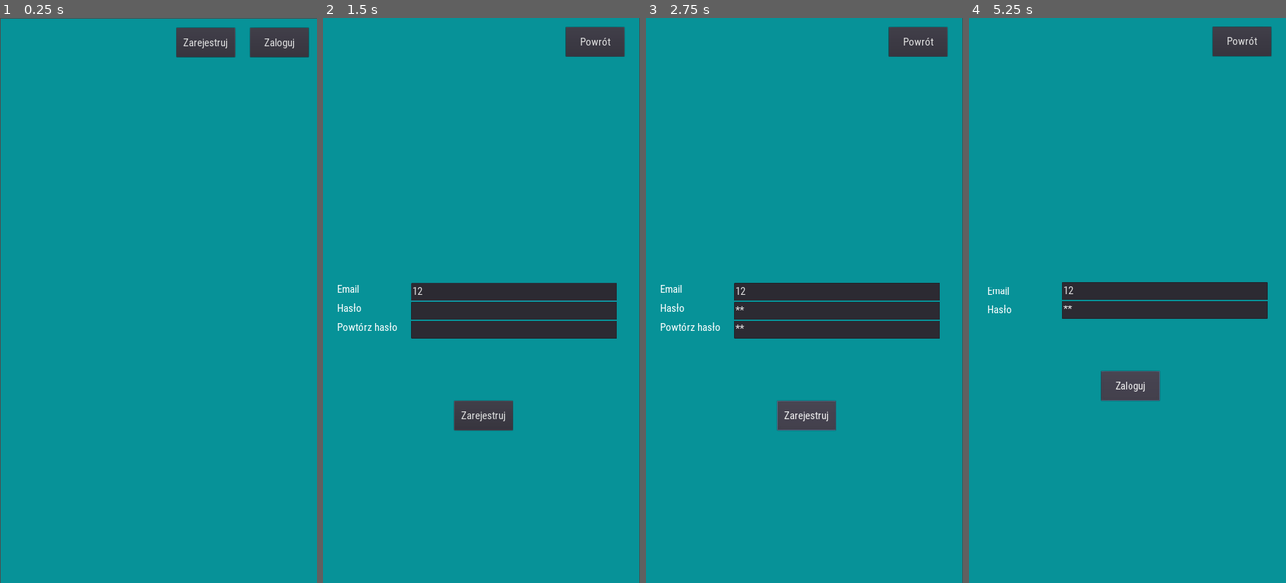
Above: before the commit, frames 1-4 (left to right).
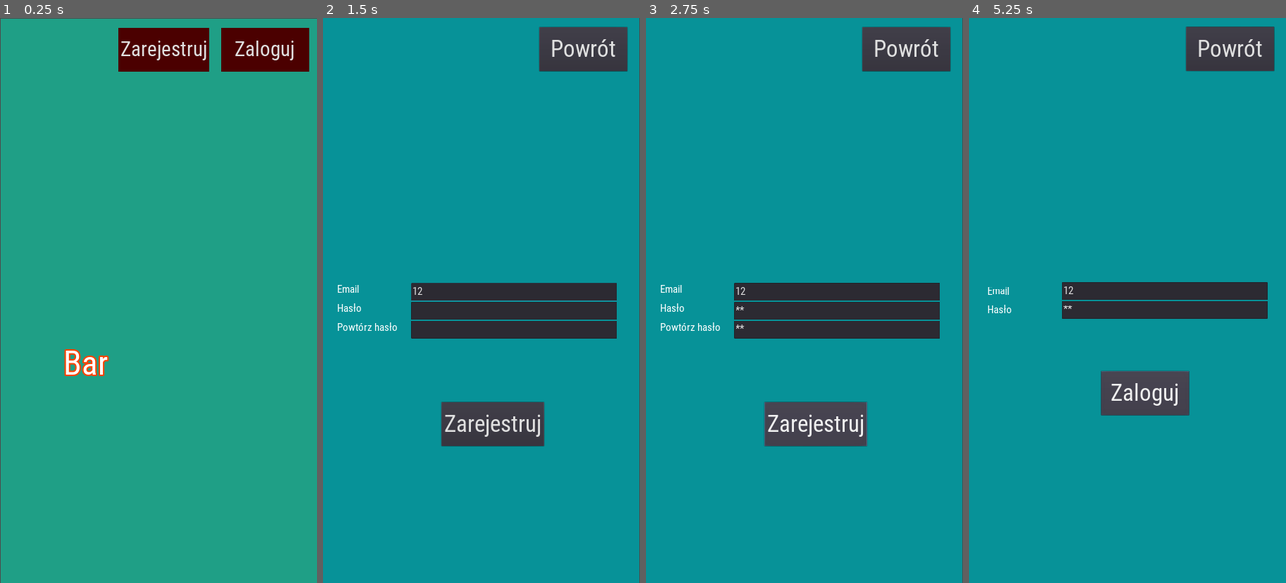
Above: after the commit, the same moments.

Repository: ilona1290/AplikacjaIO
Game: Godot game, scene res://Scenes/Main.tscn
The game is run twice, just before and just after one commit, with the same random seed, the same clock (stepped at 60 frames per second) and the same inputs.
Inputs (mouse positions are in pixels of both pictures, inside the frame that each line leads up to):
- Up to frame 1 (0.25 s): no input
- Up to frame 2 (1.5 s): click "Zarejestruj" at 0.5 s; click (513, 289) at 1.27 s; type "12" at 1.35 s
- Up to frame 3 (2.75 s): click (836, 311) at 1.5 s; type "12" at 1.58 s; click (836, 328) at 1.73 s; type "12" at 1.82 s; click "Zarejestruj" at 2 s
- Up to frame 4 (5.25 s): click "Powrót" at 2.75 s; click "Zaloguj" at 3.5 s; click (1165, 289) at 4.27 s; type "12" at 4.35 s; click (1165, 311) at 4.5 s; type "12" at 4.58 s; click "Zaloguj" at 5 s

The runs differ from the first frame. In frame 1, 5.1% of the frame differs, in the area x 20-98%, y 1-64%; in frame 2, 3.4%; in frame 3, 3.4%; in frame 4, 3.0%.
Error in both runs: Trying to assign value of type 'Nil' to a variable of type 'Dictionary'. (res://Static/Database.gd:17)

Commit message:
Redesign and notifications about bills

Diff:
--- a/Fonts/MainFont.tres
+++ b/Fonts/MainFont.tres
@@ -3,5 +3,5 @@
 [ext_resource path="res://Fonts/RobotoCondensed-Regular.ttf" type="DynamicFontData" id=1]
 
 [resource]
-size = 38
+size = 36
 font_data = ExtResource( 1 )
--- a/Fonts/Theme.tres
+++ b/Fonts/Theme.tres
@@ -1,6 +1,12 @@
-[gd_resource type="Theme" load_steps=2 format=2]
+[gd_resource type="Theme" load_steps=4 format=2]
 
 [ext_resource path="res://Fonts/MainFont.tres" type="DynamicFont" id=1]
+[ext_resource path="res://Fonts/RobotoCondensed-Regular.ttf" type="DynamicFontData" id=2]
+
+[sub_resource type="DynamicFont" id=1]
+size = 80
+font_data = ExtResource( 2 )
 
 [resource]
 default_font = ExtResource( 1 )
+Button/fonts/font = SubResource( 1 )
--- a/Scenes/AddGroup.tscn
+++ b/Scenes/AddGroup.tscn
@@ -15,10 +15,14 @@
 color = Color( 0.027451, 0.572549, 0.596078, 1 )
 
 [node name="AddGroupButton" type="Button" parent="Background"]
-margin_left = 450.0
-margin_top = 1100.0
-margin_right = 650.0
-margin_bottom = 1200.0
+anchor_left = 0.5
+anchor_top = 1.0
+anchor_right = 0.5
+anchor_bottom = 1.0
+margin_left = -200.0
+margin_top = -789.0
+margin_right = 228.0
+margin_bottom = -639.0
 text = "Utwórz grupę"
 
 [node name="ScrollContainer" type="ScrollContainer" parent="Background"]
@@ -43,10 +47,10 @@
 margin_bottom = 90.0
 
 [node name="BackButton" type="Button" parent="Background"]
-margin_left = 450.0
+margin_left = 390.0
 margin_top = 1350.0
-margin_right = 662.0
-margin_bottom = 1450.0
+margin_right = 690.0
+margin_bottom = 1500.0
 text = "Powrót"
 
 [node name="Notification" type="Label" parent="Background"]
--- /dev/null
+++ b/Scenes/BillCard.tscn
@@ -0,0 +1,108 @@
+[gd_scene load_steps=2 format=2]
+
+[ext_resource path="res://Fonts/Theme.tres" type="Theme" id=1]
+
+[node name="BillCard" type="MarginContainer"]
+margin_right = 1080.0
+margin_bottom = 200.0
+rect_min_size = Vector2( 1080, 200 )
+theme = ExtResource( 1 )
+
+[node name="Background" type="ColorRect" parent="."]
+margin_right = 1080.0
+margin_bottom = 200.0
+color = Color( 0.0941176, 0.435294, 0.45098, 1 )
+
+[node name="VBoxContainer" type="VBoxContainer" parent="Background"]
+anchor_left = 0.5
+anchor_top = 0.5
+anchor_right = 0.5
+anchor_bottom = 0.5
+margin_left = -515.0
+margin_top = -98.0
+margin_right = -311.0
+margin_bottom = 98.0
+rect_min_size = Vector2( 700, 0 )
+
+[node name="Description" type="HBoxContainer" parent="Background/VBoxContainer"]
+margin_right = 700.0
+margin_bottom = 43.0
+
+[node name="DescriptionLabel" type="Label" parent="Background/VBoxContainer/Description"]
+margin_right = 200.0
+margin_bottom = 43.0
+rect_min_size = Vector2( 200, 0 )
+text = "Tytuł: "
+valign = 1
+
+[node name="DescriptionValue" type="Label" parent="Background/VBoxContainer/Description"]
+margin_left = 204.0
+margin_right = 204.0
+margin_bottom = 43.0
+valign = 1
+
+[node name="Amount" type="HBoxContainer" parent="Background/VBoxContainer"]
+margin_top = 47.0
+margin_right = 700.0
+margin_bottom = 90.0
+
+[node name="AmountLabel" type="Label" parent="Background/VBoxContainer/Amount"]
+margin_right = 200.0
+margin_bottom = 43.0
+rect_min_size = Vector2( 200, 0 )
+text = "Kwota:"
+valign = 1
+
+[node name="AmountValue" type="Label" parent="Background/VBoxContainer/Amount"]
+margin_left = 204.0
+margin_right = 204.0
+margin_bottom = 43.0
+valign = 1
+
+[node name="From" type="HBoxContainer" parent="Background/VBoxContainer"]
+margin_top = 94.0
+margin_right = 700.0
+margin_bottom = 137.0
+
+[node name="FromLabel" type="Label" parent="Background/VBoxContainer/From"]
+margin_right = 200.0
+margin_bottom = 43.0
+rect_min_size = Vector2( 200, 0 )
+text = "Dla:"
+valign = 1
+
+[node name="FromValue" type="Label" parent="Background/VBoxContainer/From"]
+margin_left = 204.0
+margin_right = 204.0
+margin_bottom = 43.0
+valign = 1
+
+[node name="Account" type="HBoxContainer" parent="Background/VBoxContainer"]
+margin_top = 141.0
+margin_right = 700.0
+margin_bottom = 184.0
+
+[node name="AccountLabel" type="Label" parent="Background/VBoxContainer/Account"]
+margin_right = 200.0
+margin_bottom = 43.0
+rect_min_size = Vector2( 200, 0 )
+text = "Nr Konta:"
+valign = 1
+
+[node name="AccountValue" type="Label" parent="Background/VBoxContainer/Account"]
+margin_left = 204.0
+margin_right = 204.0
+margin_bottom = 43.0
+valign = 1
+
+[node name="ConfirmButton" type="Button" parent="Background"]
+visible = false
+anchor_left = 1.0
+anchor_top = 0.5
+anchor_right = 1.0
+anchor_bottom = 0.5
+margin_left = -430.0
+margin_top = -75.0
+margin_right = -39.0
+margin_bottom = 75.0
+text = "Otrzymałem"
--- a/Scenes/Bills.tscn
+++ b/Scenes/Bills.tscn
@@ -53,8 +53,8 @@
 [node name="SendButton" type="Button" parent="Background"]
 margin_left = 424.0
 margin_top = 1165.0
-margin_right = 646.0
-margin_bottom = 1256.0
+margin_right = 724.0
+margin_bottom = 1315.0
 text = "Prześlij"
 
 [node name="Notification" type="Label" parent="Background"]
@@ -70,10 +70,10 @@
 margin_bottom = 449.0
 
 [node name="AmountlyCheckButton" type="CheckButton" parent="Background"]
-margin_left = 885.0
-margin_top = 18.0
-margin_right = 961.0
-margin_bottom = 78.0
+margin_left = 896.0
+margin_top = -22.0
+margin_right = 972.0
+margin_bottom = 81.0
 rect_min_size = Vector2( 30, 30 )
 rect_scale = Vector2( 2, 2 )
 
@@ -85,10 +85,10 @@
 text = "Ilościowo"
 
 [node name="BackButton" type="Button" parent="Background"]
-margin_left = 427.0
-margin_top = 1287.0
-margin_right = 649.0
-margin_bottom = 1378.0
+margin_left = 424.0
+margin_top = 1344.0
+margin_right = 724.0
+margin_bottom = 1494.0
 text = "Powrót"
 
 [node name="CustomLabel" type="Label" parent="Background"]
@@ -99,9 +99,9 @@
 text = "Kwotowo"
 
 [node name="CustomCheckButton" type="CheckButton" parent="Background"]
-margin_left = 200.0
-margin_top = 25.0
-margin_right = 276.0
+margin_left = 196.0
+margin_top = -18.0
+margin_right = 272.0
 margin_bottom = 85.0
 rect_scale = Vector2( 2, 2 )
 
--- a/Scenes/FriendCard.tscn
+++ b/Scenes/FriendCard.tscn
@@ -34,9 +34,9 @@
 
 [node name="Name" type="Label" parent="Background/HBoxContainer/VBoxContainer"]
 margin_right = 700.0
-margin_bottom = 46.0
+margin_bottom = 43.0
 
 [node name="Surname" type="Label" parent="Background/HBoxContainer/VBoxContainer"]
-margin_top = 50.0
+margin_top = 47.0
 margin_right = 700.0
-margin_bottom = 96.0
+margin_bottom = 90.0
--- a/Scenes/Friends.tscn
+++ b/Scenes/Friends.tscn
@@ -17,10 +17,10 @@
 [node name="FindButton" type="Button" parent="Background"]
 anchor_left = 0.5
 anchor_right = 0.5
-margin_left = 309.0
-margin_top = 250.0
-margin_right = 509.0
-margin_bottom = 350.0
+margin_left = 200.0
+margin_top = 302.0
+margin_right = 500.0
+margin_bottom = 452.0
 text = "Szukaj"
 
 [node name="Notification" type="Label" parent="Background"]
@@ -50,9 +50,9 @@
 
 [node name="HBoxContainer" type="HBoxContainer" parent="Background"]
 margin_left = 133.0
-margin_top = 153.0
+margin_top = 210.0
 margin_right = 1043.0
-margin_bottom = 209.0
+margin_bottom = 270.0
 
 [node name="PatternLabel" type="Label" parent="Background/HBoxContainer"]
 margin_right = 160.0
@@ -68,10 +68,14 @@
 rect_min_size = Vector2( 700, 60 )
 
 [node name="BackButton" type="Button" parent="."]
-margin_left = 849.0
-margin_top = 30.0
-margin_right = 1049.0
-margin_bottom = 130.0
+anchor_left = 1.0
+anchor_top = 0.5
+anchor_right = 1.0
+anchor_bottom = 0.5
+margin_left = -340.0
+margin_top = -936.0
+margin_right = -40.0
+margin_bottom = -786.0
 text = "Powrót"
 
 [connection signal="pressed" from="Background/FindButton" to="." method="_on_FindButton_pressed"]
--- a/Scenes/Login.tscn
+++ b/Scenes/Login.tscn
@@ -68,15 +68,15 @@
 [node name="LoginButton" type="Button" parent="Background"]
 margin_left = 450.0
 margin_top = 1200.0
-margin_right = 650.0
-margin_bottom = 1300.0
+margin_right = 750.0
+margin_bottom = 1350.0
 text = "Zaloguj"
 
 [node name="BackButton" type="Button" parent="Background"]
-margin_left = 830.0
+margin_left = 740.0
 margin_top = 30.0
-margin_right = 1030.0
-margin_bottom = 130.0
+margin_right = 1040.0
+margin_bottom = 180.0
 text = "Powrót"
 
 [node name="Notification" type="RichTextLabel" parent="Background"]
--- a/Scenes/Main.tscn
+++ b/Scenes/Main.tscn
@@ -1,51 +1,132 @@
-[gd_scene load_steps=3 format=2]
+[gd_scene load_steps=9 format=2]
 
 [ext_resource path="res://Fonts/Theme.tres" type="Theme" id=1]
-
-[sub_resource type="GDScript" id=1]
-script/source = "extends Control
-
-func _ready():
-	if Database.userID == \"\":
-		$Background/LoginButton.visible = true
-		$Background/RegisterButton.visible = true
-		$Background/ProfileButton.visible = false
-		$Background/FriendsButton.visible = false
-		$Background/GroupButton.visible = false
-		$Background/LogoutButton.visible = false
-	else:
-		$Background/LoginButton.visible = false
-		$Background/RegisterButton.visible = false
-		$Background/ProfileButton.visible = true
-		$Background/FriendsButton.visible = true
-		$Background/GroupButton.visible = true
-		$Background/LogoutButton.visible = true
-
-func _on_RegisterButton_pressed():
-	get_tree().change_scene(\"res://Scenes/Register.tscn\")
-
-func _on_LoginButton_pressed():
-	get_tree().change_scene(\"res://Scenes/Login.tscn\")
-
-func _on_ProfileButton_pressed():
-	get_tree().change_scene(\"res://Scenes/Profile.tscn\")
-
-func _on_FriendsButton_pressed():
-	get_tree().change_scene(\"res://Scenes/Friends.tscn\")
-
-func _on_GroupButton_pressed():
-	get_tree().change_scene(\"res://Scenes/Groups.tscn\")
-
-func _on_LogoutButton_pressed():
-	Database.userID = \"\"
-	get_tree().change_scene(\"res://Scenes/Main.tscn\")
-"
+[ext_resource path="res://Scripts/Main.gd" type="Script" id=2]
+[ext_resource path="res://Fonts/RobotoCondensed-Regular.ttf" type="DynamicFontData" id=3]
+
+[sub_resource type="DynamicFont" id=4]
+size = 70
+font_data = ExtResource( 3 )
+
+[sub_resource type="StyleBoxFlat" id=5]
+resource_local_to_scene = true
+bg_color = Color( 0.294118, 0, 0, 1 )
+
+[sub_resource type="DynamicFont" id=1]
+size = 120
+outline_size = 5
+outline_color = Color( 0.454902, 0.447059, 0.176471, 1 )
+font_data = ExtResource( 3 )
+
+[sub_resource type="Animation" id=2]
+resource_name = "New Anim"
+length = 4.0
+loop = true
+tracks/0/type = "value"
+tracks/0/path = NodePath("Label:custom_fonts/font:outline_color")
+tracks/0/interp = 1
+tracks/0/loop_wrap = true
+tracks/0/imported = false
+tracks/0/enabled = true
+tracks/0/keys = {
+"times": PoolRealArray( 0, 0.6, 1.2, 1.9, 2.6, 3.3, 4 ),
+"transitions": PoolRealArray( 1, 1, 1, 1, 1, 1, 1 ),
+"update": 0,
+"values": [ Color( 1, 0, 0, 1 ), Color( 1, 0.607843, 0, 1 ), Color( 0.803922, 1, 0, 1 ), Color( 0.14902, 1, 0, 1 ), Color( 0, 0.27451, 1, 1 ), Color( 0.298039, 0, 0.658824, 1 ), Color( 1, 0, 0.866667, 1 ) ]
+}
+tracks/1/type = "value"
+tracks/1/path = NodePath("Label:custom_fonts/font:size")
+tracks/1/interp = 1
+tracks/1/loop_wrap = true
+tracks/1/imported = false
+tracks/1/enabled = true
+tracks/1/keys = {
+"times": PoolRealArray( 0, 2.2, 4 ),
+"transitions": PoolRealArray( 1, 1, 1 ),
+"update": 0,
+"values": [ 120, 80, 120 ]
+}
+tracks/2/type = "value"
+tracks/2/path = NodePath("Label:percent_visible")
+tracks/2/interp = 1
+tracks/2/loop_wrap = true
+tracks/2/imported = false
+tracks/2/enabled = true
+tracks/2/keys = {
+"times": PoolRealArray( 0, 2.2, 4 ),
+"transitions": PoolRealArray( 1, 1, 1 ),
+"update": 0,
+"values": [ 0.0, 1.0, 1.0 ]
+}
+tracks/3/type = "value"
+tracks/3/path = NodePath("Background:color")
+tracks/3/interp = 1
+tracks/3/loop_wrap = true
+tracks/3/imported = false
+tracks/3/enabled = true
+tracks/3/keys = {
+"times": PoolRealArray( 0, 2.1, 4 ),
+"transitions": PoolRealArray( 1, 1, 1 ),
+"update": 0,
+"values": [ Color( 0.027451, 0.572549, 0.596078, 1 ), Color( 0.827451, 1, 0, 1 ), Color( 0.027451, 0.572549, 0.596078, 1 ) ]
+}
+
+[sub_resource type="Animation" id=3]
+length = 0.001
+tracks/0/type = "value"
+tracks/0/path = NodePath("Label:custom_fonts/font:outline_color")
+tracks/0/interp = 1
+tracks/0/loop_wrap = true
+tracks/0/imported = false
+tracks/0/enabled = true
+tracks/0/keys = {
+"times": PoolRealArray( 0 ),
+"transitions": PoolRealArray( 1 ),
+"update": 0,
+"values": [ Color( 0.454902, 0.447059, 0.176471, 1 ) ]
+}
+tracks/1/type = "value"
+tracks/1/path = NodePath("Label:custom_fonts/font:size")
+tracks/1/interp = 1
+tracks/1/loop_wrap = true
+tracks/1/imported = false
+tracks/1/enabled = true
+tracks/1/keys = {
+"times": PoolRealArray( 0 ),
+"transitions": PoolRealArray( 1 ),
+"update": 0,
+"values": [ 120 ]
+}
+tracks/2/type = "value"
+tracks/2/path = NodePath("Label:percent_visible")
+tracks/2/interp = 1
+tracks/2/loop_wrap = true
+tracks/2/imported = false
+tracks/2/enabled = true
+tracks/2/keys = {
+"times": PoolRealArray( 0 ),
+"transitions": PoolRealArray( 1 ),
+"update": 0,
+"values": [ 1.0 ]
+}
+tracks/3/type = "value"
+tracks/3/path = NodePath("Background:color")
+tracks/3/interp = 1
+tracks/3/loop_wrap = true
+tracks/3/imported = false
+tracks/3/enabled = true
+tracks/3/keys = {
+"times": PoolRealArray( 0 ),
+"transitions": PoolRealArray( 1 ),
+"update": 0,
+"values": [ Color( 0.027451, 0.572549, 0.596078, 1 ) ]
+}
 
 [node name="Main" type="Control"]
 anchor_right = 1.0
 anchor_bottom = 1.0
 theme = ExtResource( 1 )
-script = SubResource( 1 )
+script = ExtResource( 2 )
 
 [node name="Background" type="ColorRect" parent="."]
 margin_left = 3.0
@@ -55,54 +136,92 @@
 color = Color( 0.027451, 0.572549, 0.596078, 1 )
 
 [node name="RegisterButton" type="Button" parent="Background"]
-margin_left = 598.0
-margin_top = 30.0
-margin_right = 798.0
-margin_bottom = 130.0
+margin_left = 400.0
+margin_top = 30.0
+margin_right = 710.0
+margin_bottom = 180.0
+custom_fonts/font = SubResource( 4 )
+custom_styles/normal = SubResource( 5 )
 text = "Zarejestruj"
 
 [node name="LoginButton" type="Button" parent="Background"]
-margin_left = 849.0
-margin_top = 30.0
-margin_right = 1049.0
-margin_bottom = 130.0
+margin_left = 750.0
+margin_top = 30.0
+margin_right = 1050.0
+margin_bottom = 180.0
+custom_fonts/font = SubResource( 4 )
+custom_styles/normal = SubResource( 5 )
 text = "Zaloguj"
 
 [node name="ProfileButton" type="Button" parent="Background"]
 visible = false
 margin_left = 50.0
 margin_top = 30.0
-margin_right = 250.0
-margin_bottom = 130.0
+margin_right = 350.0
+margin_bottom = 180.0
+custom_fonts/font = SubResource( 4 )
+custom_styles/normal = SubResource( 5 )
 text = "Profil"
 
 [node name="FriendsButton" type="Button" parent="Background"]
 visible = false
 margin_left = 50.0
-margin_top = 150.0
-margin_right = 250.0
-margin_bottom = 250.0
+margin_top = 200.0
+margin_right = 350.0
+margin_bottom = 350.0
+custom_fonts/font = SubResource( 4 )
+custom_styles/normal = SubResource( 5 )
 text = "Znajomi"
 
 [node name="GroupButton" type="Button" parent="Background"]
 visible = false
 margin_left = 50.0
-margin_top = 270.0
-margin_right = 250.0
-margin_bottom = 370.0
+margin_top = 370.0
+margin_right = 350.0
+margin_bottom = 520.0
+custom_fonts/font = SubResource( 4 )
+custom_styles/normal = SubResource( 5 )
 text = "Grupy"
 
+[node name="NotificationButton" type="Button" parent="Background"]
+visible = false
+margin_left = 50.0
+margin_top = 540.0
+margin_right = 350.0
+margin_bottom = 690.0
+custom_fonts/font = SubResource( 4 )
+custom_styles/normal = SubResource( 5 )
+text = "Rachunki"
+
 [node name="LogoutButton" type="Button" parent="Background"]
 visible = false
-margin_left = 849.0
-margin_top = 30.0
-margin_right = 1049.0
-margin_bottom = 130.0
+margin_left = 750.0
+margin_top = 30.0
+margin_right = 1050.0
+margin_bottom = 180.0
+custom_fonts/font = SubResource( 4 )
+custom_styles/normal = SubResource( 5 )
 text = "Wyloguj"
+
+[node name="Label" type="Label" parent="."]
+margin_left = 53.0
+margin_top = 937.0
+margin_right = 1066.0
+margin_bottom = 1549.0
+custom_fonts/font = SubResource( 1 )
+text = "Bardzo proszę,
+wyskakuj z hajsu <3"
+align = 1
+valign = 1
+
+[node name="AnimationPlayer" type="AnimationPlayer" parent="."]
+"anims/New Anim" = SubResource( 2 )
+anims/RESET = SubResource( 3 )
 
 [connection signal="pressed" from="Background/RegisterButton" to="." method="_on_RegisterButton_pressed"]
 [connection signal="pressed" from="Background/LoginButton" to="." method="_on_LoginButton_pressed"]
 [connection signal="pressed" from="Background/ProfileButton" to="." method="_on_ProfileButton_pressed"]
 [connection signal="pressed" from="Background/FriendsButton" to="." method="_on_FriendsButton_pressed"]
 [connection signal="pressed" from="Background/GroupButton" to="." method="_on_GroupButton_pressed"]
+[connection signal="pressed" from="Background/NotificationButton" to="." method="_on_NotificationButton_pressed"]
 [connection signal="pressed" from="Background/LogoutButton" to="." method="_on_LogoutButton_pressed"]
--- a/Scenes/Groups.tscn
+++ b/Scenes/Notifications.tscn
@@ -1,9 +1,9 @@
 [gd_scene load_steps=3 format=2]
 
-[ext_resource path="res://Scripts/Groups.gd" type="Script" id=1]
+[ext_resource path="res://Scripts/Notifications.gd" type="Script" id=1]
 [ext_resource path="res://Fonts/Theme.tres" type="Theme" id=2]
 
-[node name="Groups" type="Control"]
+[node name="Notifications" type="Control"]
 anchor_right = 1.0
 anchor_bottom = 1.0
 theme = ExtResource( 2 )
@@ -14,13 +14,6 @@
 margin_bottom = 1920.0
 color = Color( 0.027451, 0.572549, 0.596078, 1 )
 
-[node name="AddGroupButton" type="Button" parent="Background"]
-margin_left = 618.0
-margin_top = 30.0
-margin_right = 818.0
-margin_bottom = 130.0
-text = "Dodaj Grupę"
-
 [node name="ScrollContainer" type="ScrollContainer" parent="Background"]
 margin_left = 18.0
 margin_top = 293.0
@@ -30,10 +23,10 @@
 [node name="VBoxContainer" type="VBoxContainer" parent="Background/ScrollContainer"]
 
 [node name="BackButton" type="Button" parent="Background"]
-margin_left = 849.0
+margin_left = 740.0
 margin_top = 30.0
-margin_right = 1049.0
-margin_bottom = 130.0
+margin_right = 1040.0
+margin_bottom = 180.0
 text = "Powrót"
 
 [node name="Notification" type="Label" parent="Background"]
@@ -42,5 +35,4 @@
 margin_right = 850.0
 margin_bottom = 1300.0
 
-[connection signal="pressed" from="Background/AddGroupButton" to="." method="_on_AddGroupButton_pressed"]
 [connection signal="pressed" from="Background/BackButton" to="." method="_on_BackButton_pressed"]
--- a/Scenes/Profile.tscn
+++ b/Scenes/Profile.tscn
@@ -20,15 +20,15 @@
 [node name="EditButton" type="Button" parent="Background"]
 margin_left = 450.0
 margin_top = 1600.0
-margin_right = 650.0
-margin_bottom = 1700.0
+margin_right = 750.0
+margin_bottom = 1750.0
 text = "Edytuj"
 
 [node name="BackButton" type="Button" parent="Background"]
-margin_left = 830.0
+margin_left = 740.0
 margin_top = 30.0
-margin_right = 1030.0
-margin_bottom = 130.0
+margin_right = 1040.0
+margin_bottom = 180.0
 text = "Powrót"
 
 [node name="Notification" type="RichTextLabel" parent="Background"]
@@ -182,13 +182,13 @@
 margin_bottom = 1280.0
 rect_min_size = Vector2( 150, 52.5 )
 rect_scale = Vector2( 1.5, 1.5 )
-window_title = "Open a File"
+window_title = "Otwórz plik"
 dialog_hide_on_ok = true
 mode = 0
 access = 2
 filters = PoolStringArray( "*.png" )
-current_dir = "/home/public/AplikacjaIO"
-current_path = "/home/public/AplikacjaIO/"
+current_dir = "/Users/apias/Desktop/AplikacjaIO/AplikacjaIO"
+current_path = "/Users/apias/Desktop/AplikacjaIO/AplikacjaIO/"
 
 [connection signal="pressed" from="Background/EditButton" to="." method="_on_EditButton_pressed"]
 [connection signal="pressed" from="Background/BackButton" to="." method="_on_BackButton_pressed"]
--- a/Scenes/Register.tscn
+++ b/Scenes/Register.tscn
@@ -79,17 +79,17 @@
 secret = true
 
 [node name="RegisterButton" type="Button" parent="Background"]
-margin_left = 450.0
-margin_top = 1300.0
-margin_right = 650.0
-margin_bottom = 1400.0
+margin_left = 407.0
+margin_top = 1304.0
+margin_right = 756.0
+margin_bottom = 1454.0
 text = "Zarejestruj"
 
 [node name="BackButton" type="Button" parent="Background"]
-margin_left = 830.0
+margin_left = 740.0
 margin_top = 30.0
-margin_right = 1030.0
-margin_bottom = 130.0
+margin_right = 1040.0
+margin_bottom = 180.0
 text = "Powrót"
 
 [node name="Notification" type="RichTextLabel" parent="Background"]
--- a/Scripts/Bills.gd
+++ b/Scripts/Bills.gd
@@ -67,8 +67,11 @@
 		for m in Members:
 			B["Amount"] = dividedAmount
 			B["From"] = m
+			if Database.userID == m:
+				B["IsPayed"] = 1
 			MembersList.get_node(m).get_node("Background/ResultLabel").text = "Do oddania " + String(B["Amount"]) + "zł"
 			allBills.append(B.duplicate())
+			B["IsPayed"] = 0
 	elif(AmountlyCheckButton.pressed):
 		var fullAmount = 0
 		var DividedAmounts = []
@@ -82,16 +85,22 @@
 			if(DividedAmounts[counter] != 0):
 				B["Amount"] = DividedAmounts[counter]
 				B["From"] = m
+				if Database.userID == m:
+					B["IsPayed"] = 1
 				MembersList.get_node(m).get_node("Background/ResultLabel").text = "Do oddania " + String(B["Amount"]) + "zł"
 				allBills.append(B.duplicate())
+				B["IsPayed"] = 0
 			counter += 1
 	else:
 		for i in ChosenGroup.Members:
 			B["Amount"] = MembersList.get_node(i).get_node("Background/AmountInput").text
 			B["From"] = i
+			if Database.userID == i:
+				B["IsPayed"] = 1
 			MembersList.get_node(i).get_node("Background/ResultLabel").text = "Do oddania " + B["Amount"] + "zł"
 			if(B["Amount"] != ""):
 				allBills.append(B.duplicate())
+			B["IsPayed"] = 0
 	Database.addBills(allBills)
 
 
--- a/Scripts/Main.gd
+++ b/Scripts/Main.gd
@@ -1,19 +1,23 @@
 extends Control
 
 func _ready():
+	$AnimationPlayer.play("New Anim")
 	if Database.userID == "":
 		$Background/LoginButton.visible = true
 		$Background/RegisterButton.visible = true
 		$Background/ProfileButton.visible = false
 		$Background/FriendsButton.visible = false
 		$Background/GroupButton.visible = false
+		$Background/NotificationButton.visible = false
+		$Background/LogoutButton.visible = false
 	else:
 		$Background/LoginButton.visible = false
 		$Background/RegisterButton.visible = false
 		$Background/ProfileButton.visible = true
 		$Background/FriendsButton.visible = true
 		$Background/GroupButton.visible = true
-	pass
+		$Background/NotificationButton.visible = true
+		$Background/LogoutButton.visible = true
 
 func _on_RegisterButton_pressed():
 	get_tree().change_scene("res://Scenes/Register.tscn")
@@ -29,3 +33,10 @@
 
 func _on_GroupButton_pressed():
 	get_tree().change_scene("res://Scenes/Groups.tscn")
+
+func _on_LogoutButton_pressed():
+	Database.userID = ""
+	get_tree().change_scene("res://Scenes/Main.tscn")
+
+func _on_NotificationButton_pressed() -> void:
+	get_tree().change_scene("res://Scenes/Notifications.tscn")
--- /dev/null
+++ b/Scripts/Notifications.gd
@@ -0,0 +1,36 @@
+extends Control
+
+onready var a = $Background/ScrollContainer/VBoxContainer
+var BillCardScene = preload("res://Scenes/BillCard.tscn")
+
+func _ready() -> void:
+	var allBills = yield(Database.getBills(Database.userID), "completed").Result
+	var allUsers = []
+	for b in allBills:
+		print(b)
+		allUsers.append(b[3])
+
+	var r = yield(Database.getProfiles(allUsers), "completed").Result
+	for b in allBills:
+		if b[5] == "0":
+			var tmpBillCard = BillCardScene.instance()
+			tmpBillCard.get_node("Background/VBoxContainer/Description/DescriptionValue").text = b[2]
+			tmpBillCard.get_node("Background/VBoxContainer/Amount/AmountValue").text = b[1]
+			tmpBillCard.get_node("Background/VBoxContainer/From/FromValue").text = r[b[3]].Name + " " + r[b[3]].Surname
+			tmpBillCard.get_node("Background/VBoxContainer/Account/AccountValue").text = r[b[3]].Bank
+			tmpBillCard.name = b[0]
+			if b[3] != "6":
+				tmpBillCard.get_node("Background/VBoxContainer/Account").visible = false
+				tmpBillCard.get_node("Background/VBoxContainer/From/FromLabel").text = "Od:"
+				tmpBillCard.get_node("Background/ConfirmButton").visible = true
+				tmpBillCard.get_node("Background/ConfirmButton").connect("pressed", self, "_onPressConfirmButton", [b[0]])
+			a.add_child(tmpBillCard)
+
+func _onPressConfirmButton(id):
+	print(id)
+	a.get_node(id).queue_free()
+	yield(Database.updateBills(id), "completed")
+
+func _on_BackButton_pressed() -> void:
+	get_tree().change_scene("res://Scenes/Main.tscn")
+	pass
--- a/Static/Database.gd
+++ b/Static/Database.gd
@@ -210,6 +210,34 @@
 
 	httpResult.clear()
 
+func getBills(var id):
+	var query = {
+		"Action":"GetBills",
+		"Id":id
+	}
+
+	HTTP.request(API_URL, ["Content-Type: application/json"], true, HTTPClient.METHOD_POST, to_json(query))
+	yield(HTTP, "request_completed")
+
+	var result : Dictionary
+	result = httpResult.duplicate()
+	httpResult.clear()
+	return result
+
+func updateBills(var id):
+	var query = {
+		"Action":"UpdateBills",
+		"Id":id
+	}
+
+	HTTP.request(API_URL, ["Content-Type: application/json"], true, HTTPClient.METHOD_POST, to_json(query))
+	yield(HTTP, "request_completed")
+
+	var result : Dictionary
+	result = httpResult.duplicate()
+	httpResult.clear()
+	return result
+
 
 func test():
 	var query = {
--- a/project.godot
+++ b/project.godot
@@ -26,7 +26,6 @@
 
 [autoload]
 
-Firebase="res://Static/Firebase.gd"
 ChosenGroup="*res://Static/ChosenGroup.gd"
 Database="*res://Static/Database.gd"
 
